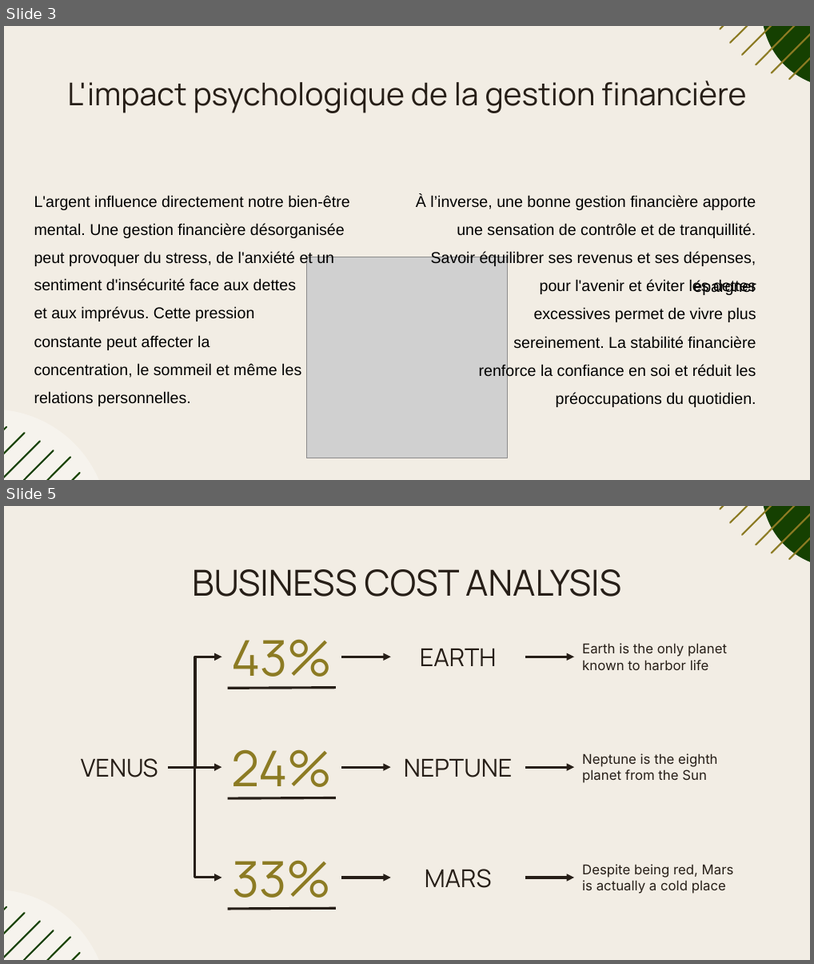
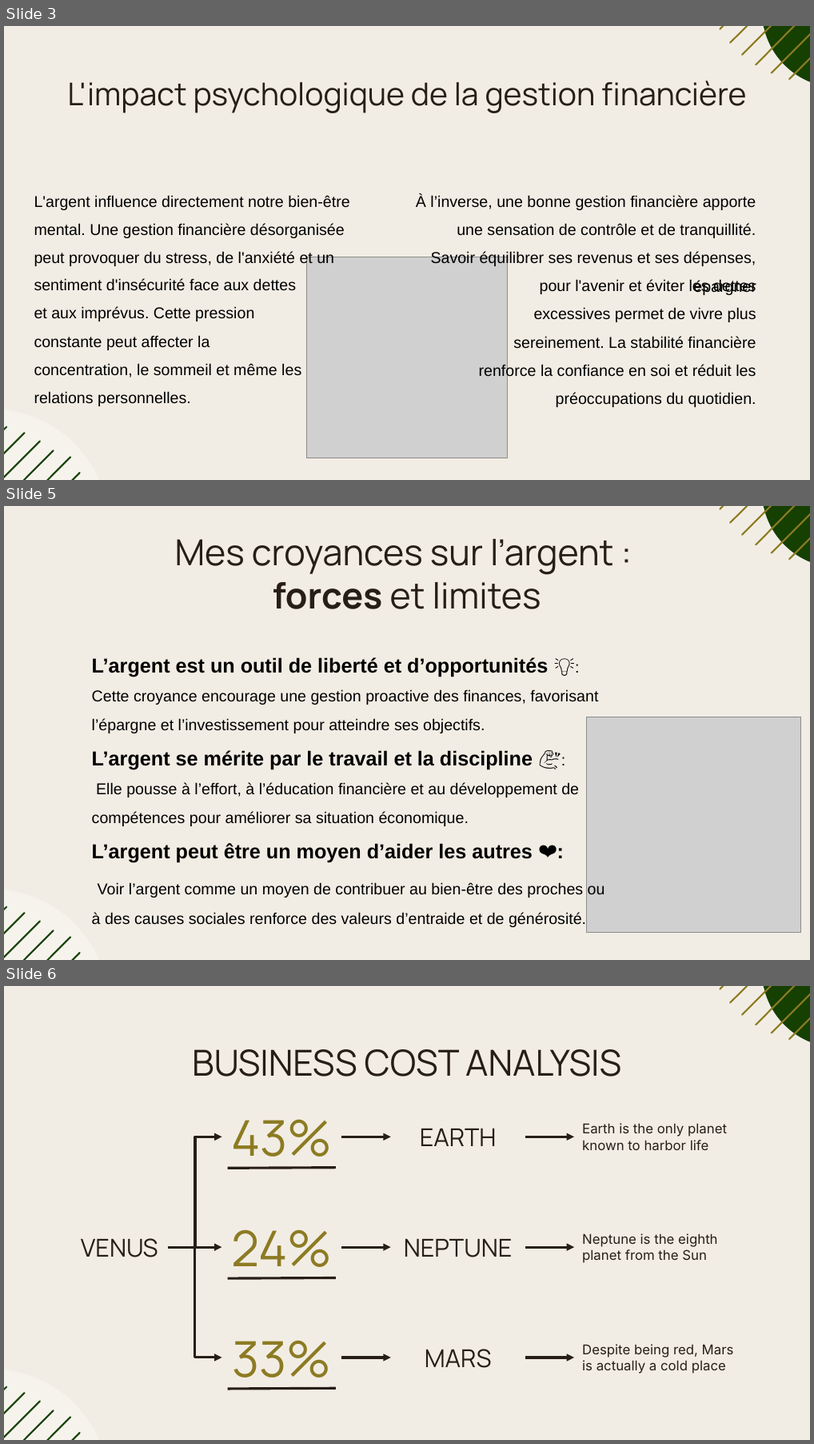
Before and after one commit to jaaysus/SoftSkillsPresentation, a slide deck: Business Cost Analysis Infographics.pptx. Shown one above the other, each under a label of ours: slides 3 and 5 before the commit, slides 3, 5 and 6 after it; the slides between them are not shown. The pictures are 814x964 and 814x1444 pixels, drawn with LibreOffice and Linux fonts; fonts in the diff are those of the drawing; grey boxes stand for pictures. Boxes give left, top, right and bottom in pixels: in the first picture for what was removed or moved away, otherwise in the second. Text is boxed around its words. In the diff, an @@ line names an element or a change of style, - is before the commit and + after.

```diff
--- a/Business Cost Analysis Infographics.pptx
+++ b/Business Cost Analysis Infographics.pptx
@@ slide 5 added at [4, 506, 810, 960], background #F2EDE4; not listed: 14 template elements that a slide beside it also shows @@
@@ title added at [175, 539, 614, 609], 32 pt, text #261E17 @@
+Mes croyances sur l’argent :
+forces et limites
@@ text added at [92, 657, 606, 927], 14 pt, text #000000 @@
+L’argent est un outil de liberté et d’opportunités 💡: Cette croyance encourage une gestion proactive des finances, favorisant l’épargne et l’investissement pour atteindre ses objectifs.
+L’argent se mérite par le travail et la discipline 💪:
+Elle pousse à l’effort, à l’éducation financière et au développement de compétences pour améliorer sa situation économique.
+L’argent peut être un moyen d’aider les autres ❤️:
+Voir l’argent comme un moyen de contribuer au bien-être des proches ou à des causes sociales renforce des valeurs d’entraide et de générosité.
@@ picture added at [586, 717, 802, 932] @@
@@ what was slide 5 is now slide 6 @@
```
Also in this commit, not shown: 1 other slide added, 1 slide removed.
